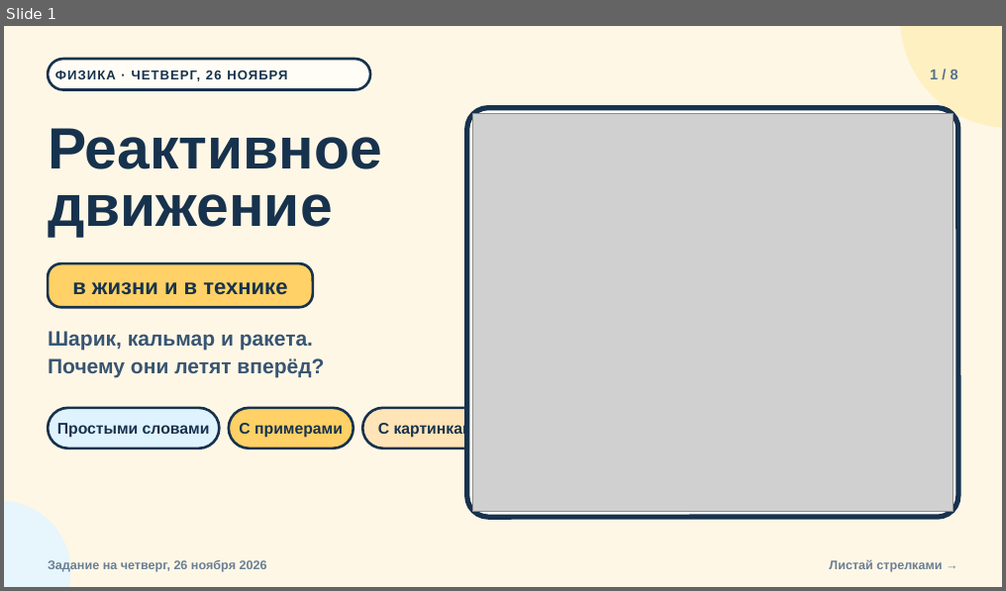
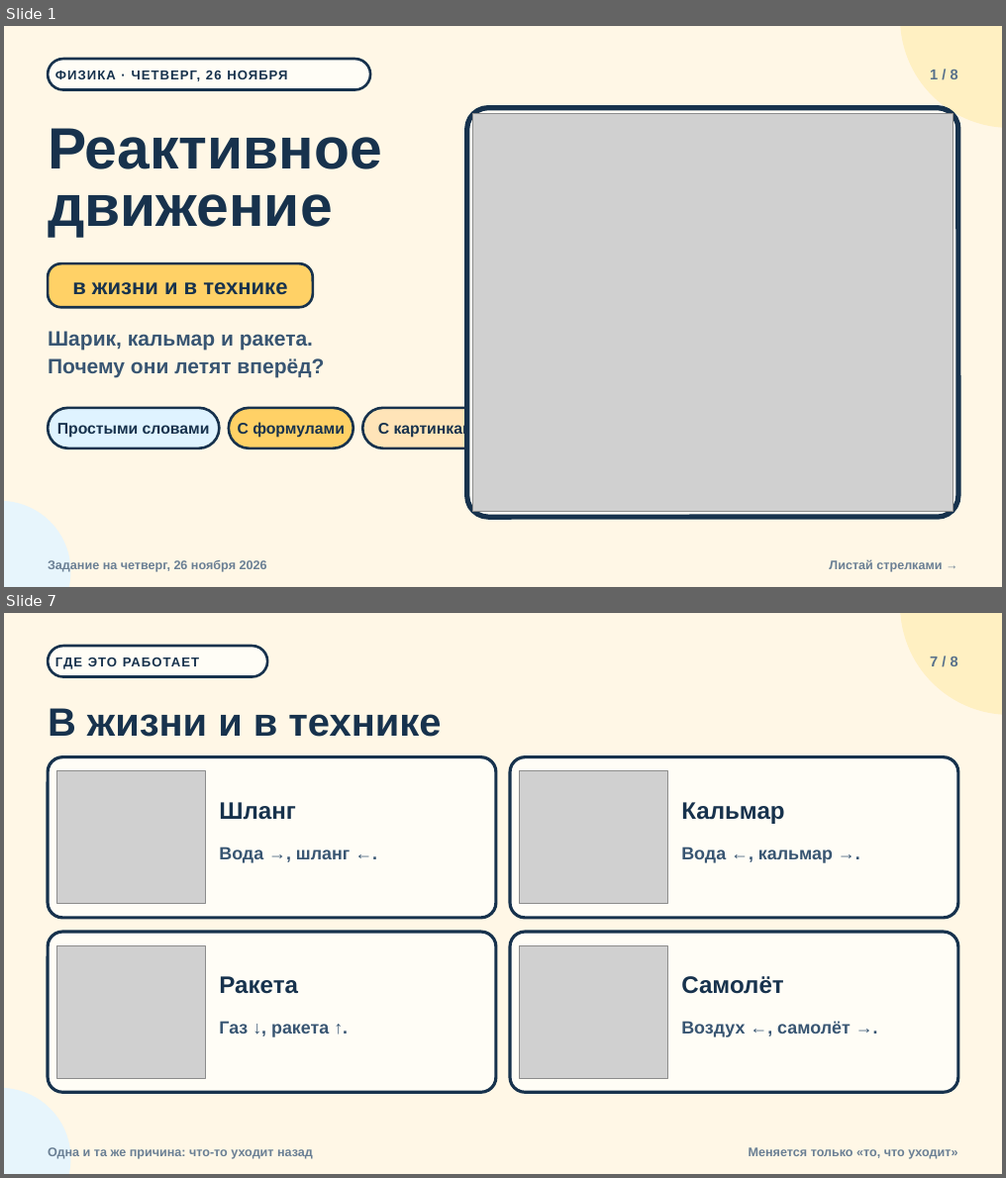
Before and after one commit to NexoMessenger/NexoMessenger, a slide deck: presentations/reaktivnoe-dvizhenie/reaktivnoe-dvizhenie.pptx. Shown one above the other, each under a label of ours: slide 1 before the commit, slides 1 and 7 after it; the slides between them are not shown. The pictures are 1006x591 and 1006x1178 pixels, drawn with LibreOffice and Linux fonts; fonts in the diff are those of the drawing; grey boxes stand for pictures. Boxes give left, top, right and bottom in pixels: in the first picture for what was removed or moved away, otherwise in the second. Text is boxed around its words. In the diff, an @@ line names an element or a change of style, - is before the commit and + after.

```diff
--- a/presentations/reaktivnoe-dvizhenie/reaktivnoe-dvizhenie.pptx
+++ b/presentations/reaktivnoe-dvizhenie/reaktivnoe-dvizhenie.pptx
@@ slide 7 added at bbox=[4, 613, 1002, 1174], background #FFF7E6 @@
@@ ellipse added at bbox=[901, 613, 1002, 715], fill #FFF0C2, outline #FFF0C2 1 pt @@
@@ rounded rectangle added at bbox=[48, 646, 267, 677], fill #FFFDF6, outline #17324D 2.5 pt @@
@@ text added at bbox=[55, 658, 199, 669], 12.5 pt, text #17324D, bold @@
+ГДЕ ЭТО РАБОТАЕТ
@@ text added at bbox=[930, 657, 958, 666], 14 pt, text #58718B, bold @@
+7 / 8
@@ text added at bbox=[48, 708, 441, 737], 38 pt, text #17324D, bold @@
+В жизни и в технике
@@ rounded rectangle added at bbox=[48, 758, 496, 919], fill #FFFDF6, outline #17324D 3 pt @@
@@ rounded rectangle added at bbox=[510, 758, 958, 919], fill #FFFDF6, outline #17324D 3 pt @@
@@ picture added at bbox=[57, 771, 205, 903] @@
@@ picture added at bbox=[520, 771, 668, 903] @@
@@ text added at bbox=[219, 802, 296, 820], 23 pt, text #17324D, bold @@
+Шланг
@@ text added at bbox=[681, 802, 784, 824], 23 pt, text #17324D, bold @@
+Кальмар
@@ text added at bbox=[219, 847, 350, 863], 17 pt, text #385572, bold @@
+Вода →, шланг ←.
@@ text added at bbox=[681, 847, 833, 863], 17 pt, text #385572, bold @@
+Вода ←, кальмар →.
@@ rounded rectangle added at bbox=[48, 932, 496, 1093], fill #FFFDF6, outline #17324D 3 pt @@
@@ rounded rectangle added at bbox=[510, 932, 958, 1093], fill #FFFDF6, outline #17324D 3 pt @@
@@ picture added at bbox=[57, 947, 205, 1078] @@
@@ picture added at bbox=[520, 947, 668, 1078] @@
@@ text added at bbox=[219, 976, 298, 994], 23 pt, text #17324D, bold @@
+Ракета
@@ text added at bbox=[681, 976, 783, 994], 23 pt, text #17324D, bold @@
+Самолёт
@@ text added at bbox=[219, 1021, 329, 1038], 17 pt, text #385572, bold @@
+Газ ↓, ракета ↑.
@@ text added at bbox=[681, 1021, 850, 1038], 17 pt, text #385572, bold @@
+Воздух ←, самолёт →.
@@ ellipse added at bbox=[4, 1088, 70, 1174], fill #E7F5FC, outline #E7F5FC 1 pt @@
@@ text added at bbox=[48, 1148, 313, 1159], 12 pt, text #6A7F94, bold @@
+Одна и та же причина: что-то уходит назад
@@ text added at bbox=[748, 1148, 957, 1159], 12 pt, text #6A7F94, bold @@
+Меняется только «то, что уходит»
@@ slide 1 changed as well @@
@@ text at bbox=[238, 422, 345, 438]: text changed @@
-С примерами
+С формулами
```
Also in this commit, not shown: 6 other slides added, 7 slides removed, 5 other files.
